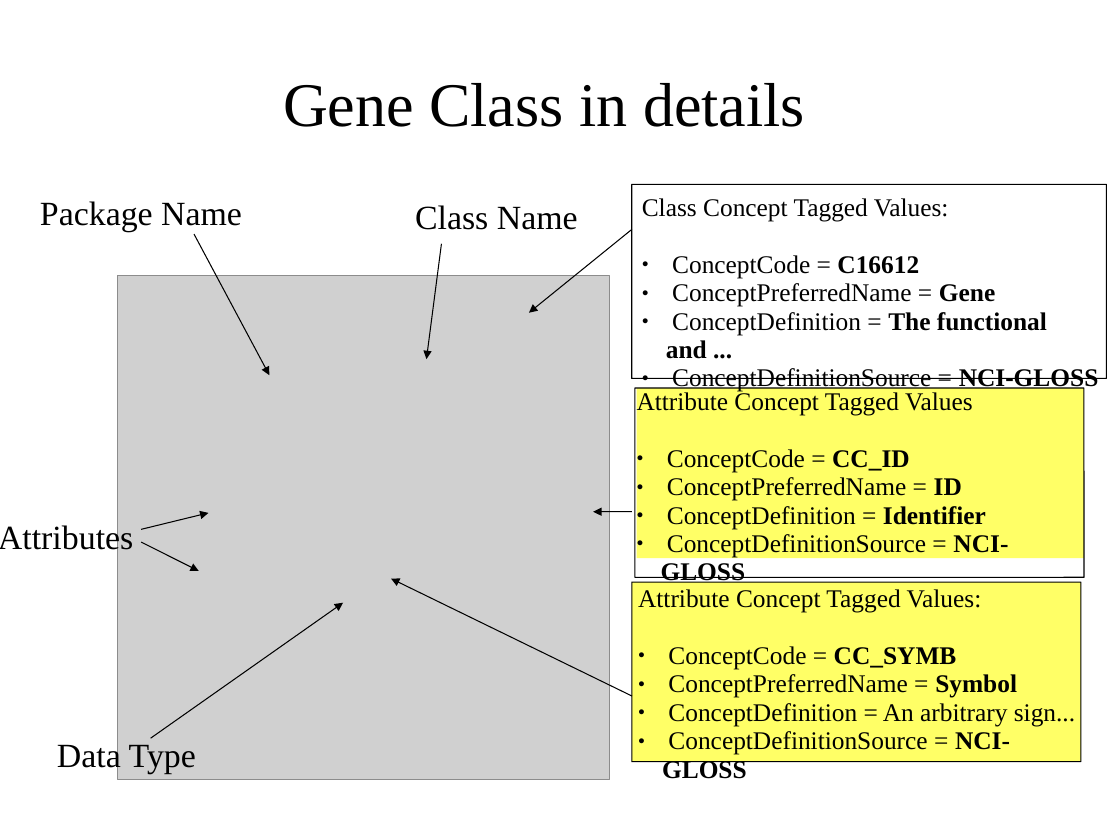
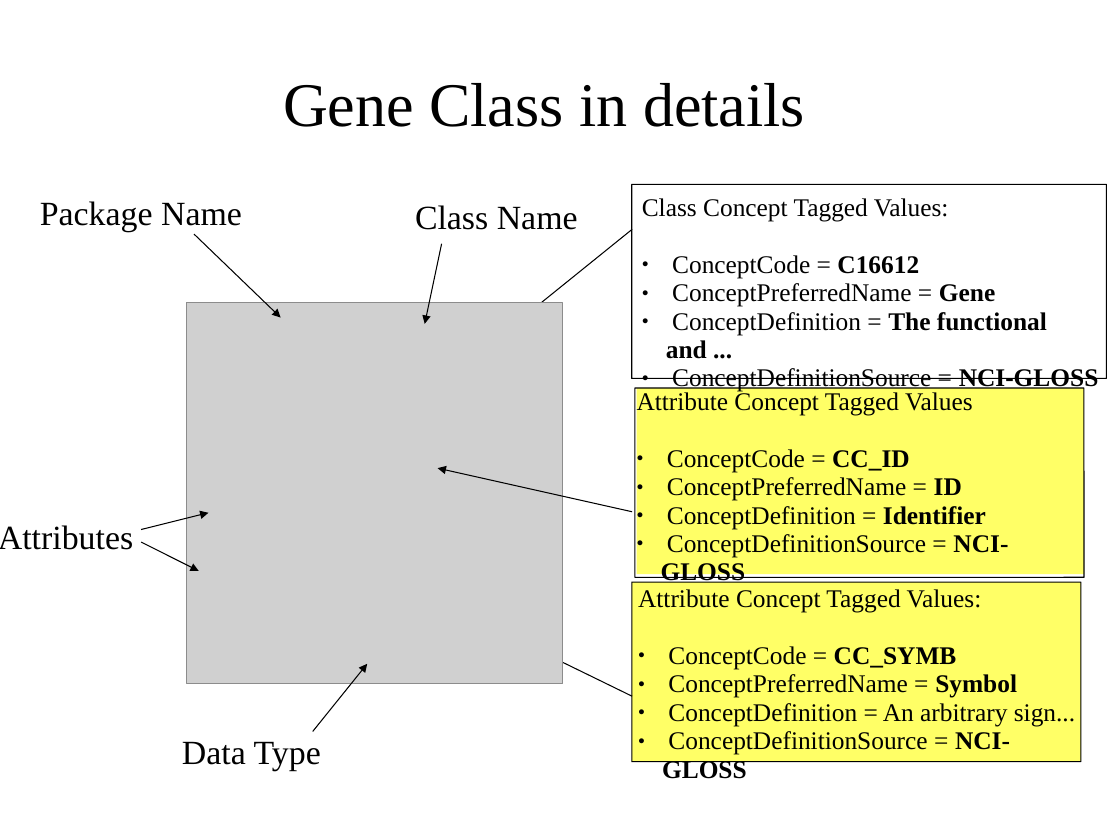
Before and after one commit to NCIP/cadsr-semantic-tools, a slide deck: slide 11 of docs/mapping-presentation-draft.ppt (slide 9 before the commit). Drawn at 1120x840 pixels with LibreOffice and Linux fonts; fonts in the diff are those of the drawing; grey boxes stand for pictures; background and template pictures are left out. Boxes give left, top, right and bottom in pixels: in the first picture for what was removed or moved away, otherwise in the second. Text is boxed around its words. In the diff, an @@ line names an element or a change of style, - is before the commit and + after.

```diff
--- a/docs/mapping-presentation-draft.ppt
+++ b/docs/mapping-presentation-draft.ppt
@@ arrow moved from (194, 234) - (269, 375) to (194, 234) - (281, 318) @@
@@ arrow moved from (442, 244) - (427, 359) to (442, 244) - (425, 324) @@
@@ picture resized from (x1=118, y1=275, x2=610, y2=780) to (x1=187, y1=303, x2=563, y2=684) @@
@@ text "Attribute Concept Tagged Values" moved from (x1=637, y1=388, x2=1084, y2=558) to (x1=637, y1=390, x2=1008, y2=558) @@
@@ text "Attribute Concept Tagged Values" at (x1=637, y1=390, x2=1008, y2=558): fill #FFFF66 to none @@
@@ rounded rectangle added at (x1=637, y1=388, x2=1084, y2=574), fill #FFFF66 @@
@@ arrow moved from (632, 511) - (594, 512) to (632, 512) - (438, 469) @@
@@ arrow moved from (150, 739) - (344, 603) to (313, 732) - (367, 664) @@
@@ text "Data Type" rewrapped from (x1=57, y1=738, x2=199, y2=775) to (x1=182, y1=741, x2=321, y2=772) @@
```
Also in this commit, not shown: 10 other slides changed, 6 slides added, 1 slide removed.
